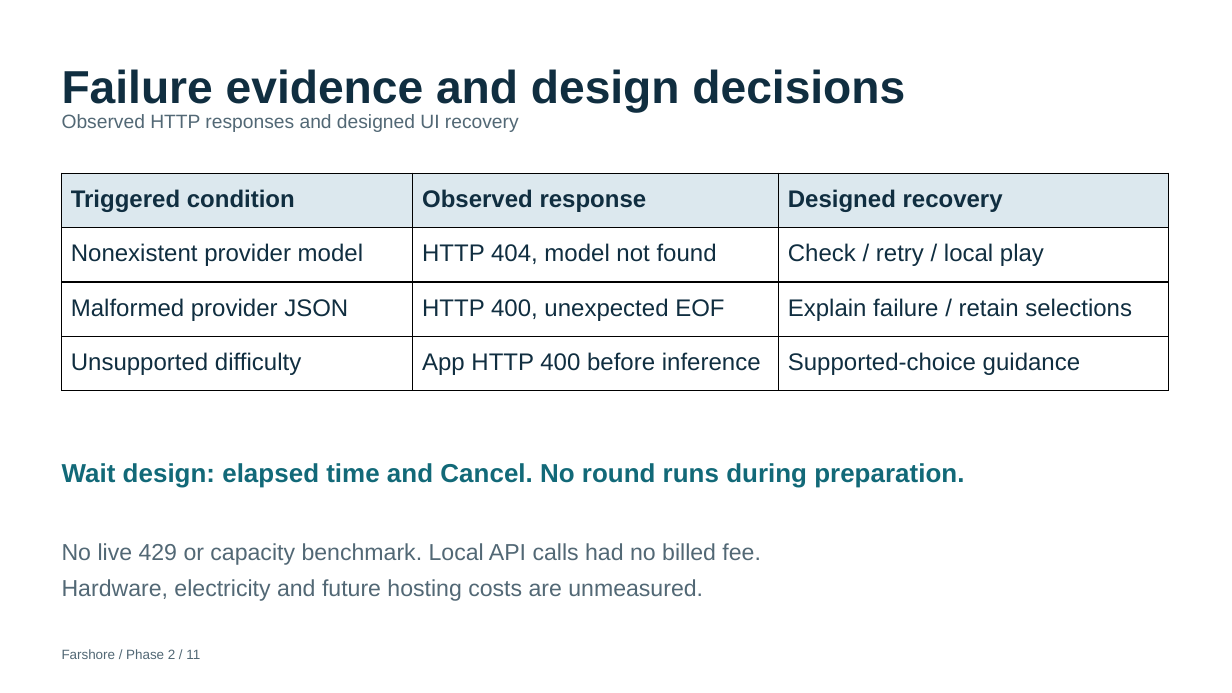
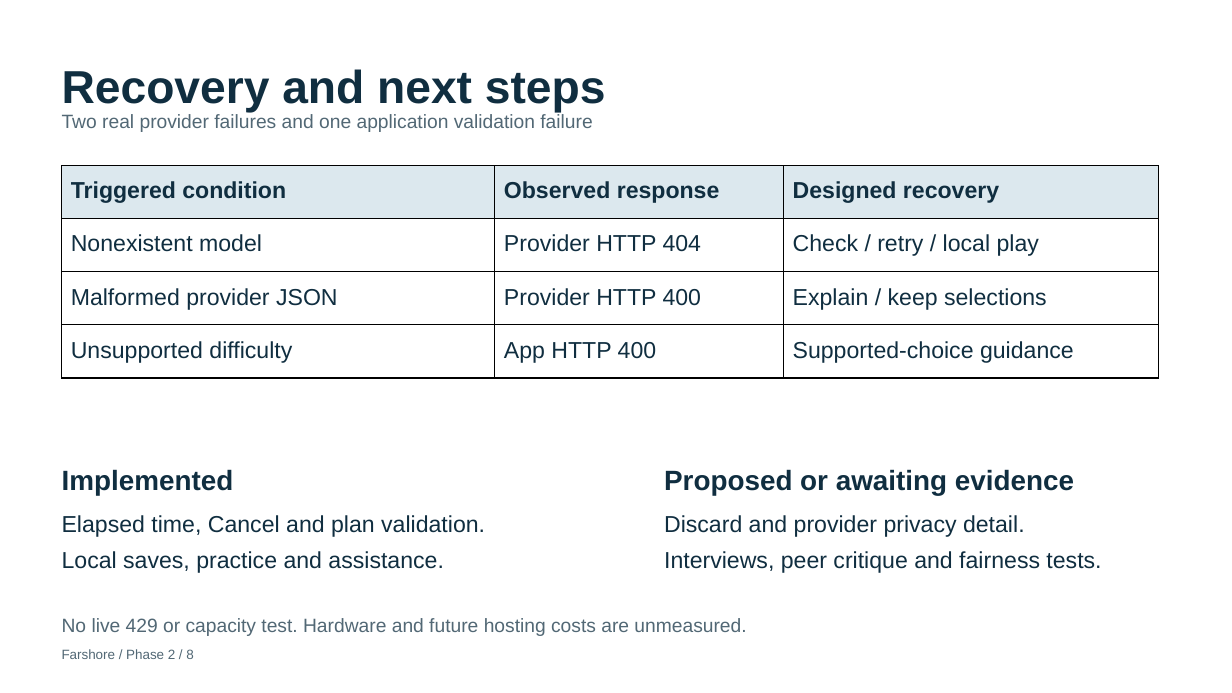
Before and after one commit to RavangDai/Farshore, a slide deck: slide 8 of Farshore Context and Assisment/docs/assignment/phase2-arcade/Farshore-Phase-2-Arcade-Presentation.pptx (slide 11 before the commit). Drawn at 1232x693 pixels with LibreOffice and Linux fonts; fonts in the diff are those of the drawing. Boxes give left, top, right and bottom in pixels: in the first picture for what was removed or moved away, otherwise in the second. Text is boxed around its words. In the diff, an @@ line names an element or a change of style, - is before the commit and + after.

```diff
--- a/Farshore Context and Assisment/docs/assignment/phase2-arcade/Farshore-Phase-2-Arcade-Presentation.pptx
+++ b/Farshore Context and Assisment/docs/assignment/phase2-arcade/Farshore-Phase-2-Arcade-Presentation.pptx
@@ text at box(62, 69, 606, 112): text changed @@
-Failure evidence and design decisions
+Recovery and next steps
@@ text at box(62, 114, 592, 132): text changed @@
-Observed HTTP responses and designed UI recovery
+Two real provider failures and one application validation failure
@@ table at box(62, 165, 1159, 378) @@
-row 2, column 1: Nonexistent provider model
+row 2, column 1: Nonexistent model
-row 2, column 2: HTTP 404, model not found
+row 2, column 2: Provider HTTP 404
-row 3, column 2: HTTP 400, unexpected EOF
+row 3, column 2: Provider HTTP 400
-row 3, column 3: Explain failure / retain selections
+row 3, column 3: Explain / keep selections
-row 4, column 2: App HTTP 400 before inference
+row 4, column 2: App HTTP 400
@@ size 18.8 to 18 pt in "Triggered condition", "Observed response", "Designed recovery", "Check / retry / local play" and 3 more places @@
@@ table: place and size @@
-table at box(62, 174, 1169, 391)
+table at box(62, 165, 1159, 378)
@@ text removed at box(62, 463, 964, 488) @@
-Wait design: elapsed time and Cancel. No round runs during preparation.
@@ text added at box(62, 469, 234, 495), 21.8 pt, text #102E40, bold @@
+Implemented
@@ text added at box(664, 469, 1074, 495), 21.8 pt, text #102E40, bold @@
+Proposed or awaiting evidence
@@ text added at box(62, 515, 485, 573), 18 pt, text #102E40 @@
+Elapsed time, Cancel and plan validation.
+Local saves, practice and assistance.
@@ text added at box(664, 515, 1101, 573), 18 pt, text #102E40 @@
+Discard and provider privacy detail.
+Interviews, peer critique and fairness tests.
@@ text at box(62, 618, 746, 636): text changed; size 18 to 15 pt @@
-No live 429 or capacity benchmark. Local API calls had no billed fee.
-Hardware, electricity and future hosting costs are unmeasured.
+No live 429 or capacity test. Hardware and future hosting costs are unmeasured.
@@ text at box(62, 649, 193, 659): text changed @@
-Farshore / Phase 2 / 11
+Farshore / Phase 2 / 8
```
Also in this commit, not shown: 3 other slides changed, 2 slides added, 45 slides removed, 8 other files.
